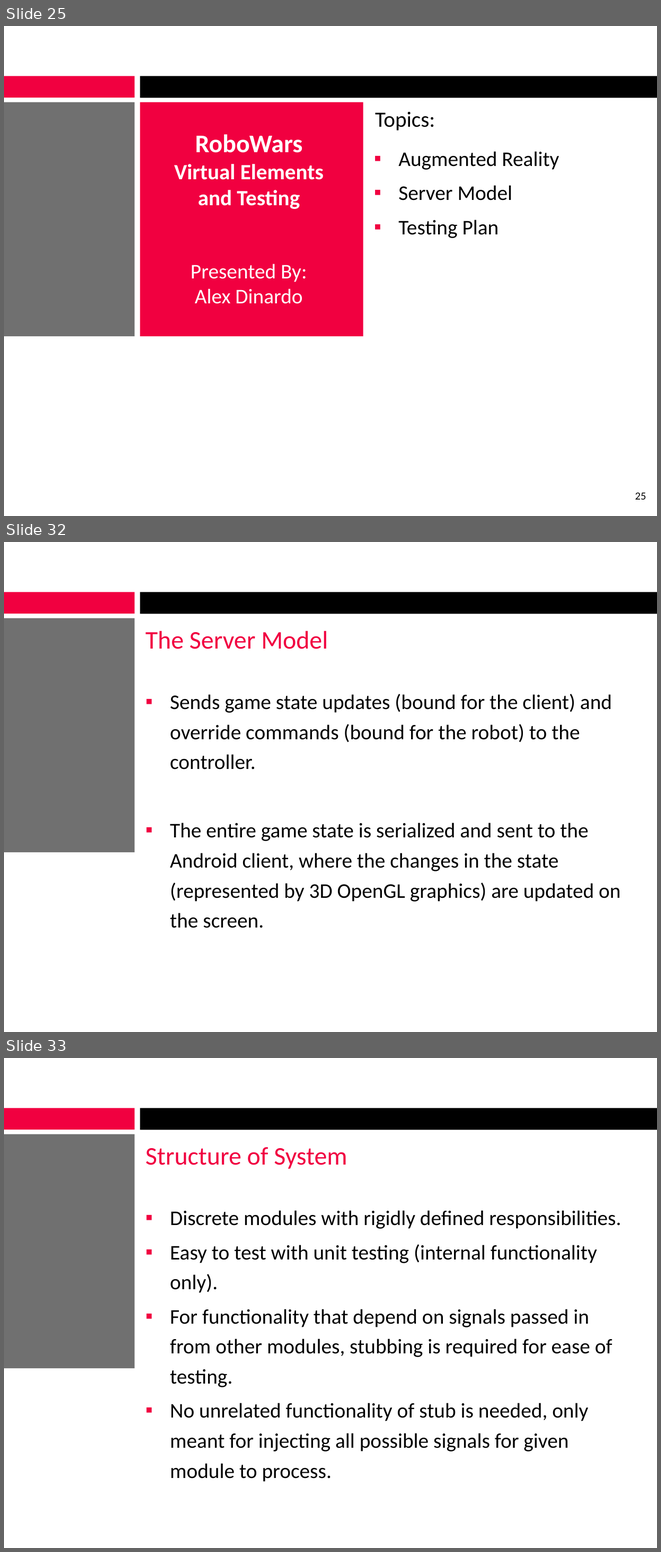
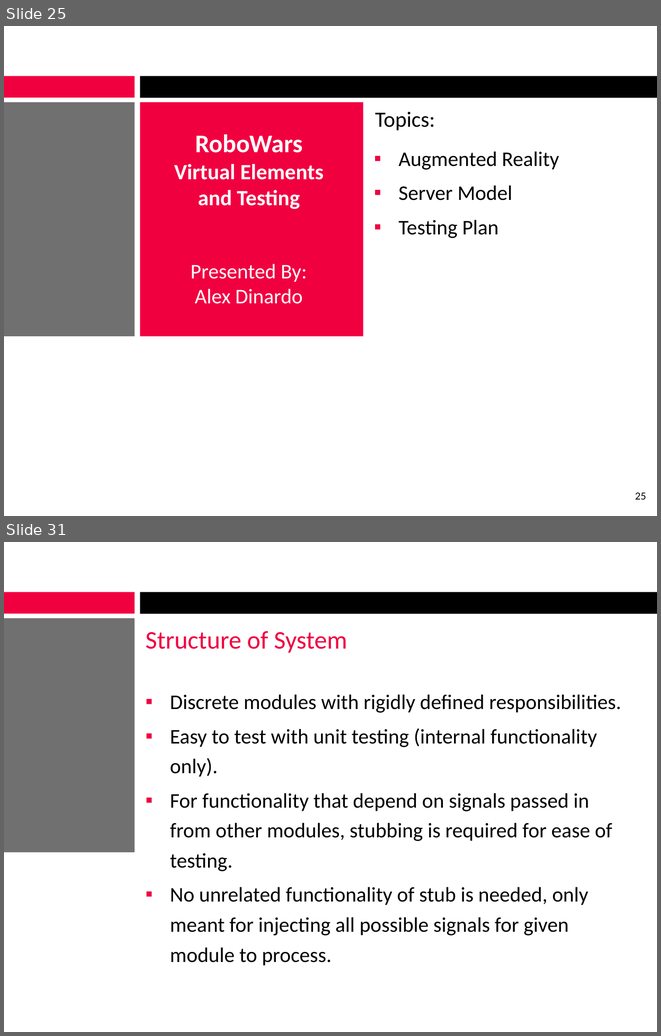
Before and after one commit to alexcraig/RoboWars, a slide deck: docs/presentation_slides/RoboWarsPresentation.pptx. Shown one above the other, each under a label of ours: slides 25, 32 and 33 before the commit, slides 25 and 31 after it; the slides between them are not shown. The pictures are 661x1552 and 661x1036 pixels, drawn with LibreOffice and Linux fonts; fonts in the diff are those of the drawing; background and template pictures are left out. Boxes give left, top, right and bottom in pixels: in the first picture for what was removed or moved away, otherwise in the second. Text is boxed around its words. In the diff, an @@ line names an element or a change of style, - is before the commit and + after.

```diff
--- a/docs/presentation_slides/RoboWarsPresentation.pptx
+++ b/docs/presentation_slides/RoboWarsPresentation.pptx
@@ slide 32 removed at [4,542,657,1032], background #FFFFFF; not listed: 3 template elements that a slide beside it also shows @@
@@ title removed at [146,631,328,649] @@
-The Server Model
@@ text removed at [170,694,620,928] @@
-▪ Sends game state updates (bound for the client) and override commands (bound for the robot) to the controller.
-▪ The entire game state is serialized and sent to the Android client, where the changes in the state (represented by 3D OpenGL graphics) are updated on the screen.
@@ what was slide 33 is now slide 31 @@
```
Also in this commit, not shown: 9 slides changed, 1 slide added, 2 other slides removed.
